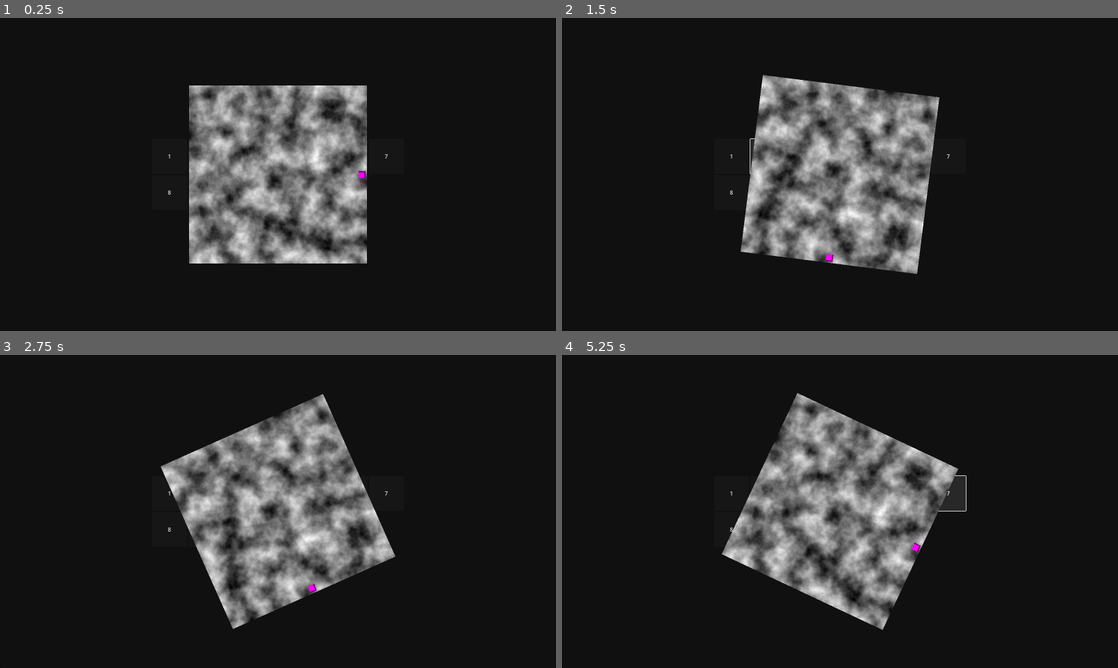
Above: before the commit, frames 1-4 (two rows, left to right).
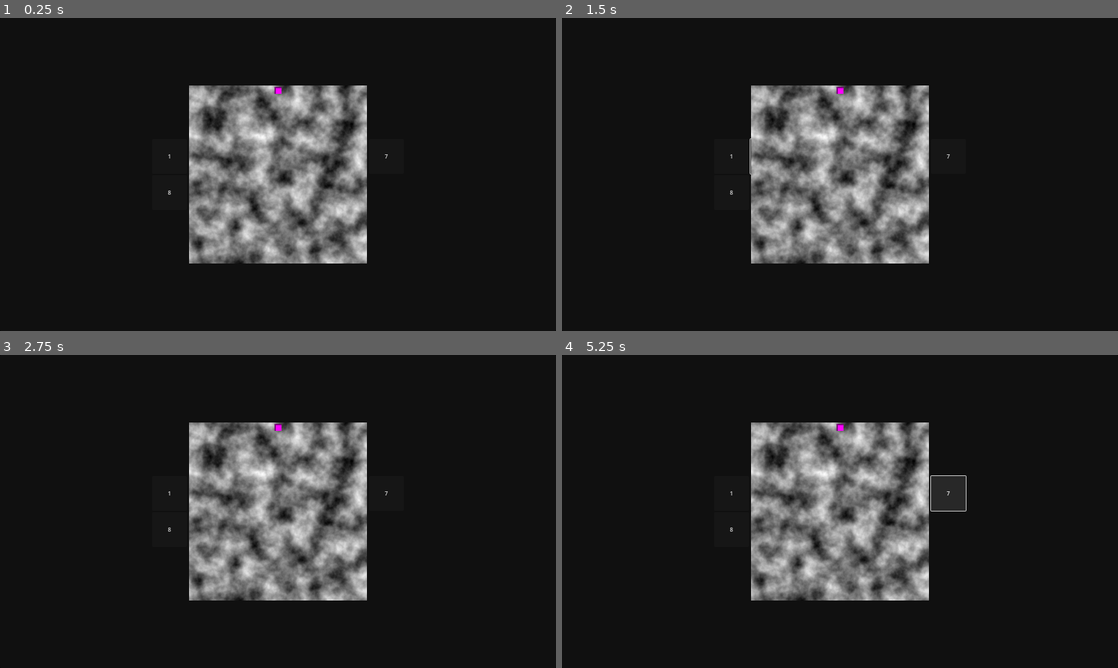
Above: after the commit, the same moments.

Repository: ReneJSchwartz/advent-of-code-all-years
Game: Godot game, scene res://scenes/game_tree.tscn
Two runs of this game, one before a commit and one after it. Both use one fixed random seed, a clock stepped at 60 frames per second and the inputs below.
Inputs:
- Up to frame 1 (0.25 s): no input
- Up to frame 2 (1.5 s): click "1" at 0.5 s; click "2" at 1.25 s
- Up to frame 3 (2.75 s): click "3" at 2 s
- Up to frame 4 (5.25 s): click "4" at 2.75 s; click "5" at 3.5 s; click "6" at 4.25 s; click "7" at 5 s

The runs differ from the first frame. In frame 1, 13% of the frame differs, in the area x 34-66%, y 21-79%; in frame 2, 14%; in frame 3, 16%; in frame 4, 16%, in the area x 28-72%, y 12-88%.

Commit message:
part 1 and 2

Diff:
--- a/2025/scenes/game_tree.tscn
+++ b/2025/scenes/game_tree.tscn
@@ -1,7 +1,7 @@
 [gd_scene load_steps=7 format=3 uid="uid://c3cihtmq8kted"]
 
 [ext_resource type="Script" uid="uid://bo3ybn1jgllqq" path="res://scripts/main_menu_manager.gd" id="1_4dfya"]
-[ext_resource type="Script" uid="uid://7ctfuq703or1" path="res://scripts/day_1_part_1.gd" id="2_bi5im"]
+[ext_resource type="Script" uid="uid://7ctfuq703or1" path="res://scripts/day_1.gd" id="2_bi5im"]
 
 [sub_resource type="Theme" id="Theme_c4mtj"]
 
@@ -129,16 +129,16 @@
 
 [node name="Levels" type="Node" parent="."]
 
-[node name="Day1Part1" type="Node2D" parent="Levels"]
+[node name="Day1" type="Node2D" parent="Levels"]
 position = Vector2(800, 450)
 
-[node name="CombinationLock" type="Sprite2D" parent="Levels/Day1Part1"]
+[node name="CombinationLock" type="Sprite2D" parent="Levels/Day1"]
 texture = SubResource("NoiseTexture2D_bi5im")
 
-[node name="Sprite2D" type="Sprite2D" parent="Levels/Day1Part1/CombinationLock"]
+[node name="Sprite2D" type="Sprite2D" parent="Levels/Day1/CombinationLock"]
 position = Vector2(0, -242)
 texture = SubResource("PlaceholderTexture2D_qfv05")
 
-[node name="Day1Part1" type="Node" parent="Levels/Day1Part1" node_paths=PackedStringArray("combination_lock")]
+[node name="Day1Part1" type="Node" parent="Levels/Day1" node_paths=PackedStringArray("combination_lock")]
 script = ExtResource("2_bi5im")
 combination_lock = NodePath("../CombinationLock")
--- /dev/null
+++ b/2025/scripts/day_1.gd
@@ -0,0 +1,54 @@
+extends Node
+
+@export var combination_lock : Sprite2D
+var spin_time_per_degree = 0.00005
+var example_rotations : String = """L68
+L30
+R48
+L5
+R60
+L55
+L1
+L99
+R14
+L82"""
+
+func _ready() -> void:
+	var count_of_zeroes = 0
+	# starting location of 50 / 100
+	var location = 50
+	var part = 2
+
+	# count how many times wheel lands on 0
+	if part == 1:
+		#await get_tree().create_tween().tween_property(combination_lock, "rotation_degrees", combination_lock.rotation_degrees + 3.6 * 50, spin_time_per_degree * 50).finished
+		#print(combination_lock.rotation_degrees / 3.6)s
+		# now to do other rotations after initial starting point at 50
+		for instruction in example_rotations.split("\n"):
+			var dir = 1
+			if instruction[0] == 'L':
+				dir = -1
+			var amt = int(instruction.substr(1))
+			location += dir * amt
+			#await get_tree().create_tween().tween_property(combination_lock, "rotation_degrees", combination_lock.rotation_degrees + 3.6 * amt * dir, spin_time_per_degree * amt).finished
+			if location % 100 == 0:
+				count_of_zeroes += 1
+		print(count_of_zeroes)
+
+	# count how many times wheel clicks on 0
+	if part == 2:
+		for instruction in example_rotations.split("\n"):
+			var dir = 1
+			if instruction[0] == 'L':
+				dir = -1
+			var amt = int(instruction.substr(1))
+			for x in range(amt):
+				location += dir
+				if location == -1:
+						location = 99
+				elif location == 100:
+					location = 0
+
+				if location == 0:
+						count_of_zeroes += 1
+		print(count_of_zeroes)
--- a/2025/scripts/day_1_part_1.gd
+++ /dev/null
@@ -1,31 +0,0 @@
-extends Node
-
-@export var combination_lock : Sprite2D
-var spin_time_per_degree = 0.01
-var example_rotations : String = """L68
-L30
-R48
-L5
-R60
-L55
-L1
-L99
-R14
-L82"""
-
-func _ready() -> void:
-	await get_tree().create_tween().tween_property(combination_lock, "rotation_degrees", combination_lock.rotation_degrees + 3.6 * 50, spin_time_per_degree * 50).finished
-	print(combination_lock.rotation_degrees / 3.6)
-	var count_of_zeroes = 0
-	# now to do other rotations after initial starting point at 50
-	for instruction in example_rotations.split("\n"):
-		var dir = 1
-		if instruction[0] == 'L':
-			dir = -1
-		var amt = int(instruction.substr(1))
-		await get_tree().create_tween().tween_property(combination_lock, "rotation_degrees", combination_lock.rotation_degrees + 3.6 * amt * dir, spin_time_per_degree * amt).finished
-		print(combination_lock.rotation_degrees / 3.6)
-		if abs(combination_lock.rotation_degrees / 360) < 0.01:
-			count_of_zeroes += 1
-
-	print(count_of_zeroes)
Renamed: 2025/scripts/day_1_part_1.gd.uid -> 2025/scripts/day_1.gd.uid
